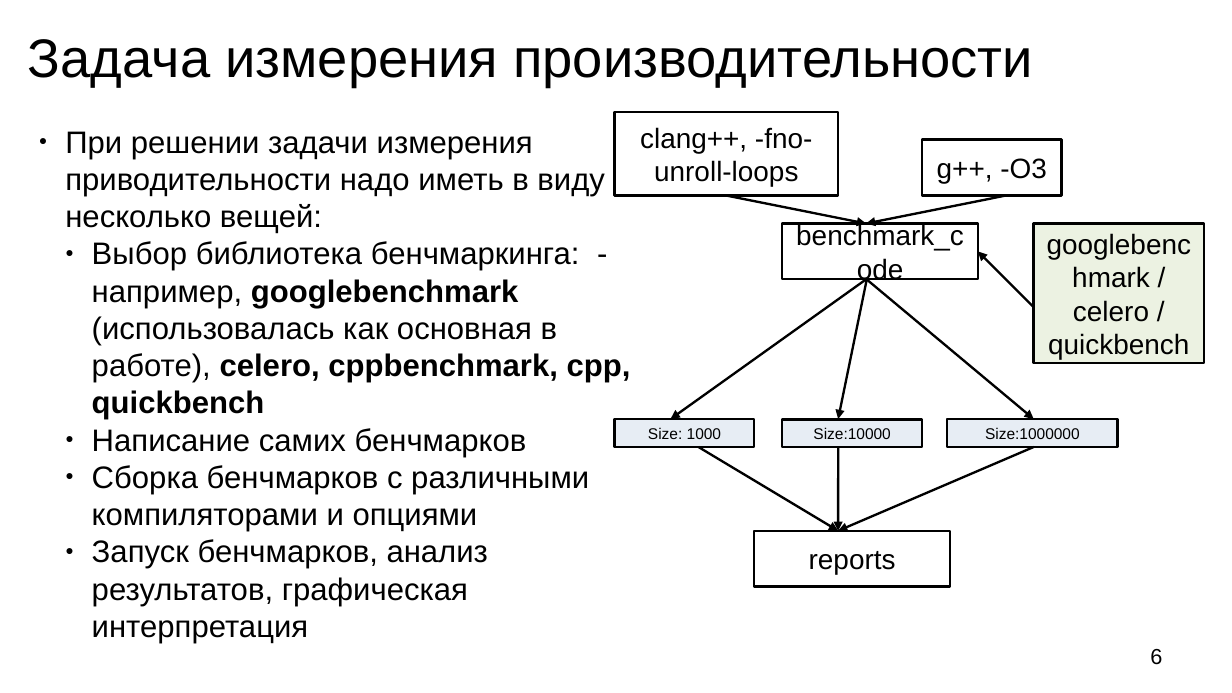
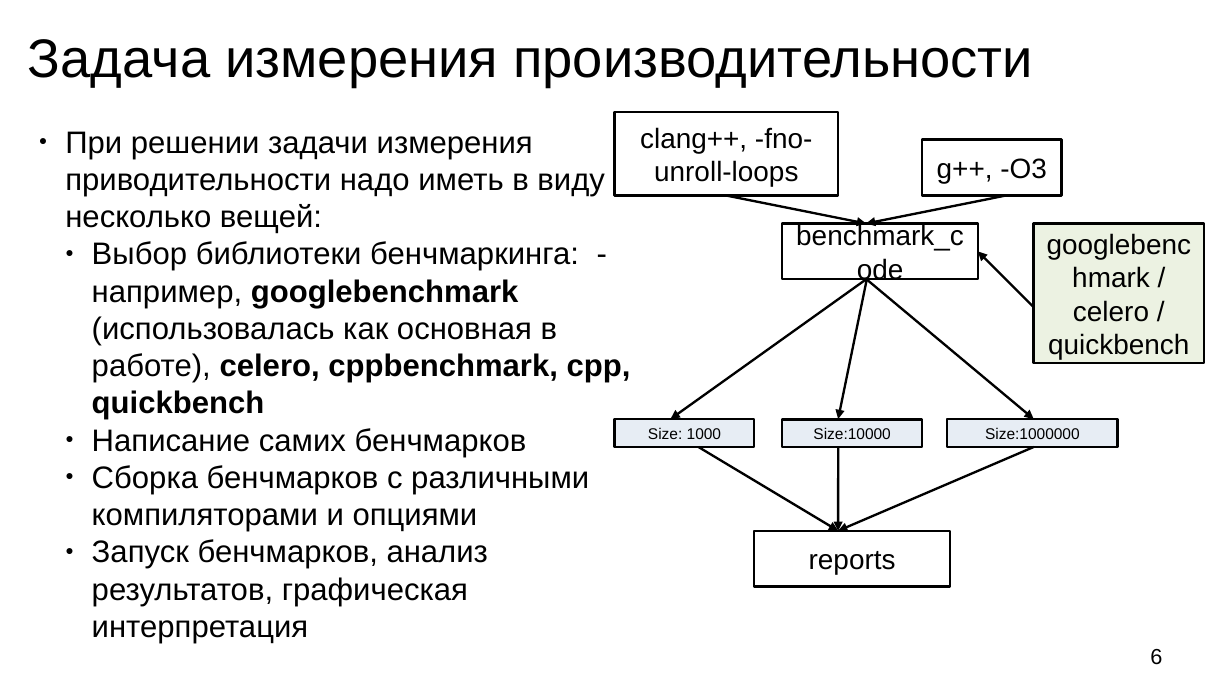
Before and after one commit to sin-diesel/stdbench, a slide deck: slide 6 of presentation/presentation.odp. Drawn at 1232x693 pixels with LibreOffice and Linux fonts; fonts in the diff are those of the drawing. Boxes give left, top, right and bottom in pixels: in the first picture for what was removed or moved away, otherwise in the second. Text is boxed around its words. In the diff, an @@ line names an element or a change of style, - is before the commit and + after.

```diff
--- a/presentation/presentation.odp
+++ b/presentation/presentation.odp
@@ text at [92, 241, 631, 420]: text changed @@
-  ● Выбор библиотека бенчмаркинга: - например, googlebenchmark (использовалась как основная в работе), celero, cppbenchmark, cpp, quickbench
+  ● Выбор библиотеки бенчмаркинга: - например, googlebenchmark (использовалась как основная в работе), celero, cppbenchmark, cpp, quickbench
```
Also in this commit, not shown: 1 other file.
